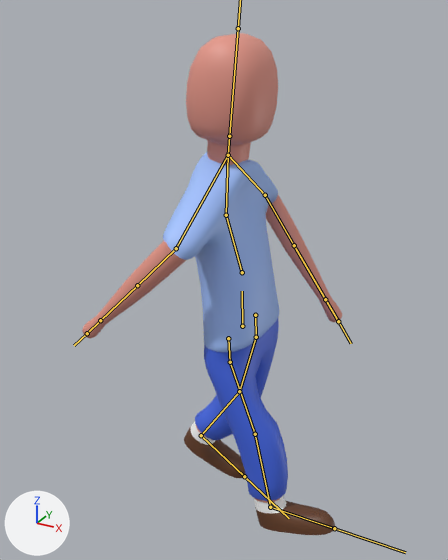
One commit to the FBX model Assets/Models/PlayerModel.fbx: the scene before it, then after it.
One viewpoint serves both versions: a camera (50 mm lens) standing at (14.6, -28.1, 28.7) and looking at (-0.9, 0.0, 14.6). Lighting does not change. The marker at lower left points along +X, +Y and +Z. Both versions are drawn at frame 1 of the action 'Armature.001|RunBackward'; the numbers are the values there. The bones that bend it are drawn over the model as lines.

In view in the first picture: 'PlayerModel'.
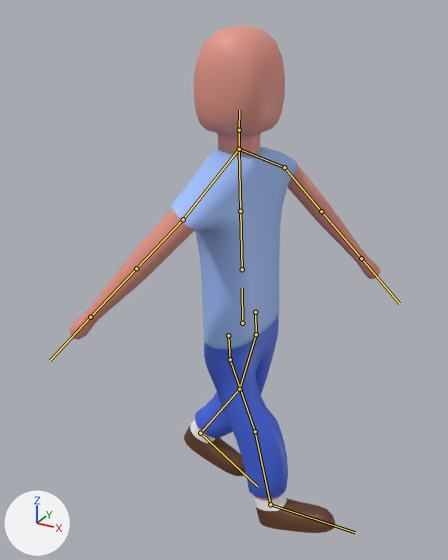
What differs and where, as boxes [x1, y1, x2, y2] in the pictures (448 x 560 px):
'PlayerModel', posed (20% wider): before [82, 33, 342, 535]; after [69, 25, 380, 533]
bone 'Pelvis', root to tip: before (242, 326) to (242, 291); after (242, 323) to (242, 288)
bone 'Spine', root to tip: before (242, 272) to (226, 215); after (242, 269) to (240, 211)
bone 'Chest', root to tip: before (226, 215) to (228, 155); after (240, 211) to (239, 149)
bone 'Shoulder.R', root to tip: before (228, 155) to (176, 248); after (239, 149) to (183, 219)
bone 'Shoulder.L', root to tip: before (228, 155) to (265, 195); after (239, 149) to (284, 167)

What the commit changed:
Bone 'Pelvis' (bone_pelvis) moves from (0.0, -0.18, 0.0) to (0.0, 0.0, 0.0).
Bone 'Spine' (bone_spine) turns from (1, 0, 15) to (0, 0, 0) degrees about its own x, y and z.
Bone 'Chest' (bone_chest) turns from (0, 0, -20) to (0, 0, 0) degrees about its own x, y and z.
Bone 'Shoulder.R' (bone_shoulder_r) turns from (15, 0, 0) to (0, 0, 0) degrees about its own x, y and z.
Bone 'Shoulder.L' (bone_shoulder_l) turns from (-15, 0, 0) to (0, 0, 0) degrees about its own x, y and z.
